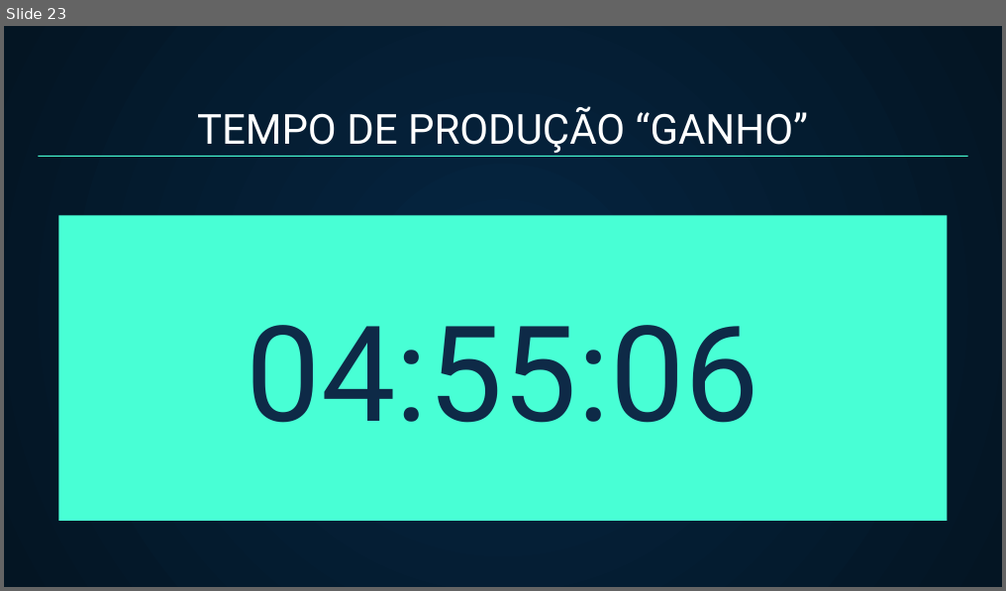
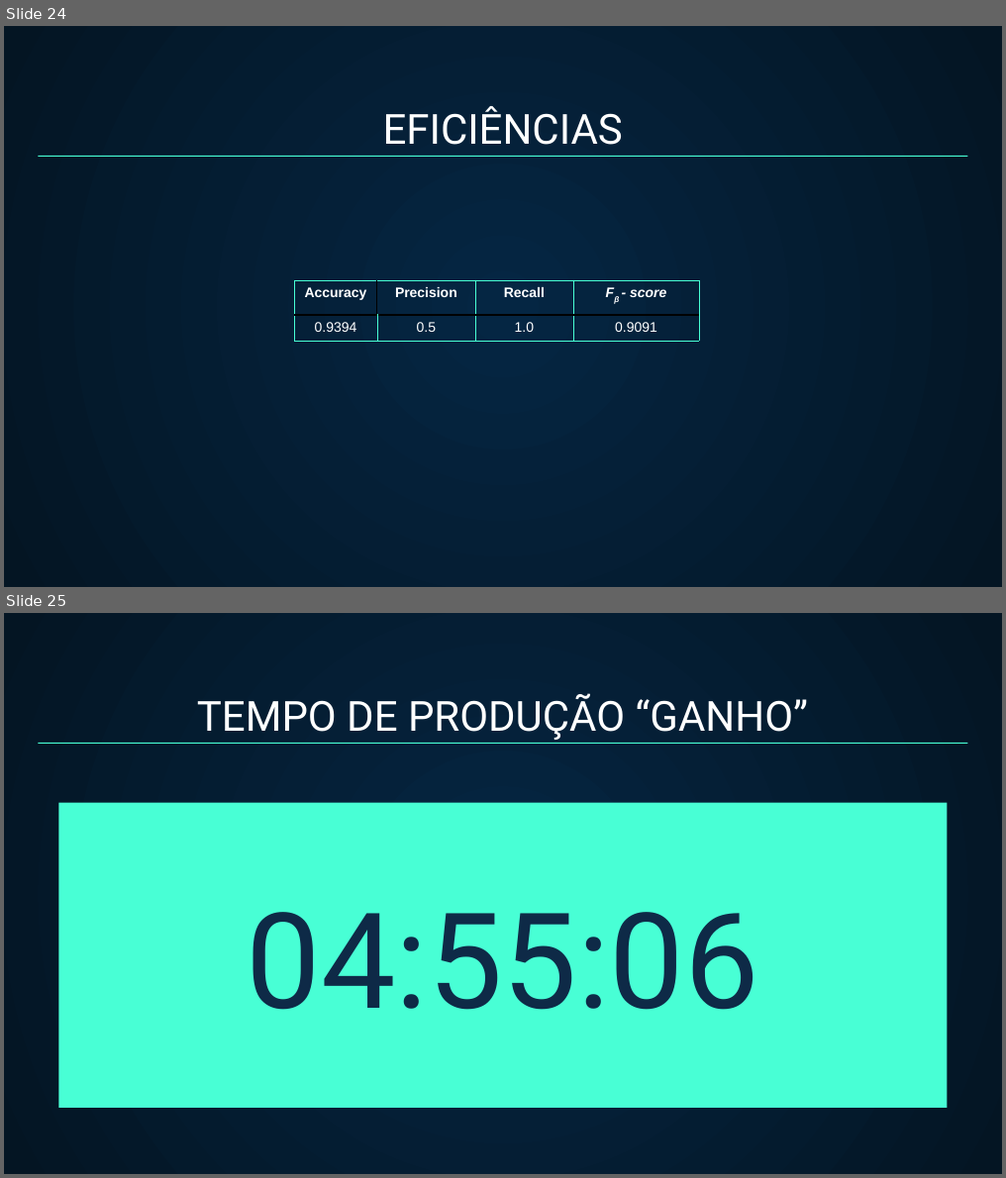
Before and after one commit to DanielCoelho112/master_thesis_document, a slide deck: defesa_tese/presentation.pptx. Shown one above the other, each under a label of ours: slide 23 before the commit, slides 24 and 25 after it. The pictures are 1006x591 and 1006x1178 pixels, drawn with LibreOffice and Linux fonts; fonts in the diff are those of the drawing. Boxes give left, top, right and bottom in pixels: in the first picture for what was removed or moved away, otherwise in the second. Text is boxed around its words. In the diff, an @@ line names an element or a change of style, - is before the commit and + after.

```diff
--- a/defesa_tese/presentation.pptx
+++ b/defesa_tese/presentation.pptx
@@ slide 24 added at [4, 26, 1002, 587], background gradient #052643 to #041523 @@
@@ text added at [383, 106, 623, 145], 30 pt, text #FFFFFF @@
+EFICIÊNCIAS
@@ freeform shape added at [38, 156, 968, 156], outline #48FFD5 0.74 pt @@
@@ table added at [294, 280, 701, 341], 2 rows, 4 columns @@
+Accuracy | Precision | Recall | Fβ - score
+0.9394 | 0.5 | 1.0 | 0.9091
@@ what was slide 23 is now slide 25 @@
```
Also in this commit, not shown: 13 slides changed, 7 other slides added, 5 slides removed, 2 other files.
